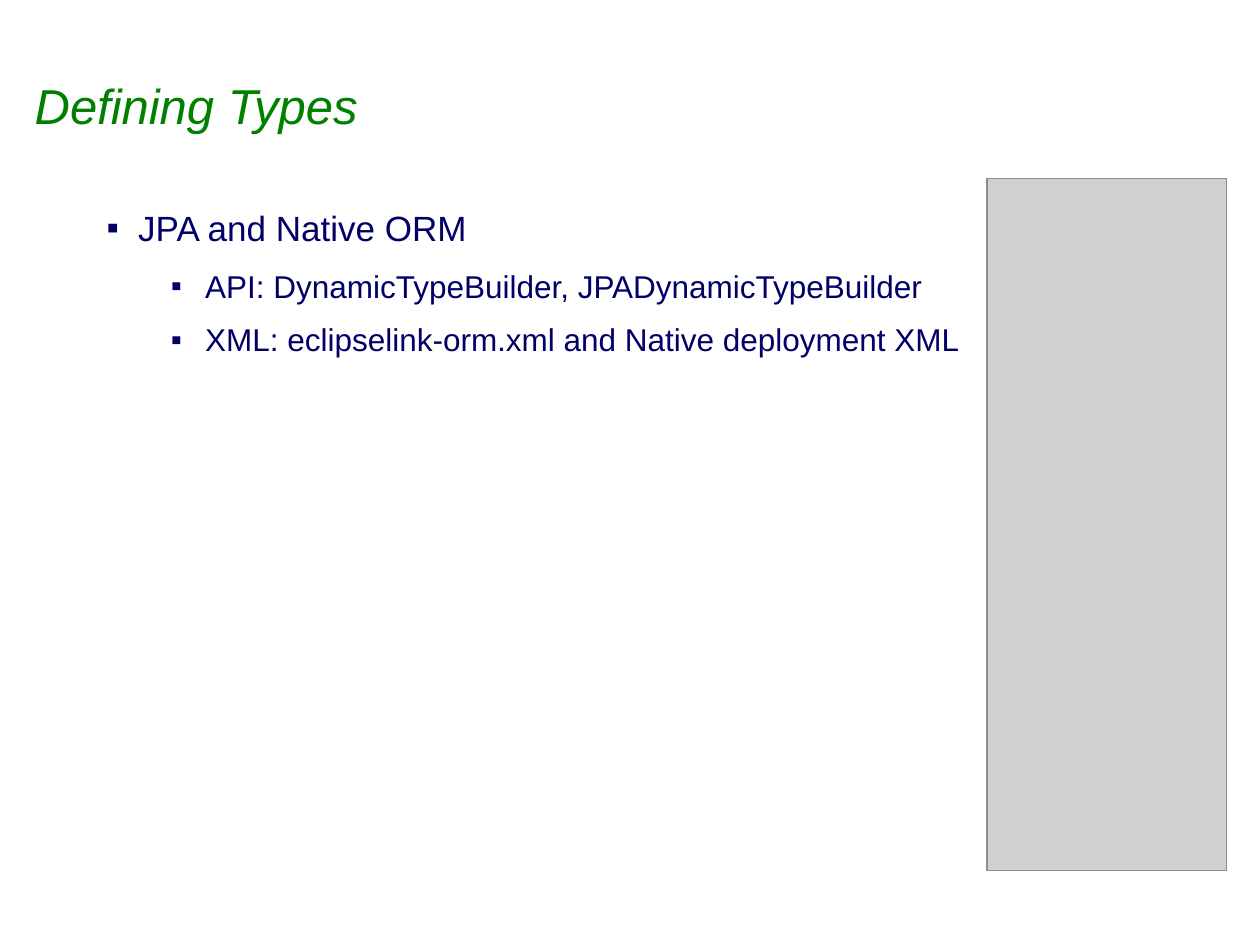
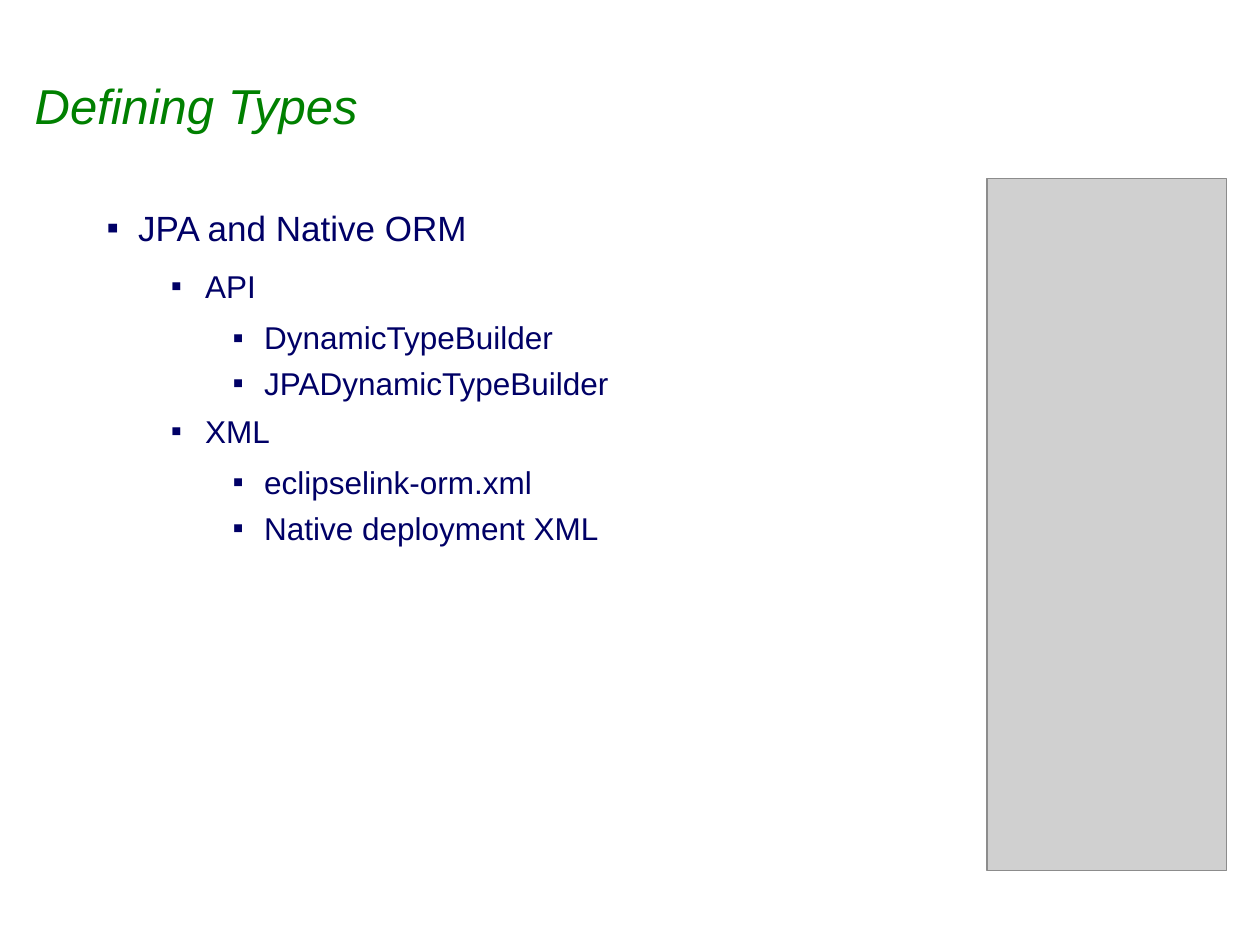
Before and after one commit to sabineheider/incubator, a slide deck: slide 6 of summit-2010/Dynamic Persistence.ppt. Drawn at 1260x945 pixels with LibreOffice and Linux fonts; fonts in the diff are those of the drawing; grey boxes stand for pictures; background and template pictures are left out. Boxes give left, top, right and bottom in pixels: in the first picture for what was removed or moved away, otherwise in the second. Text is boxed around its words. In the diff, an @@ line names an element or a change of style, - is before the commit and + after.

Commit message:
Bug 312854 EclipseLink Summit - Updated dynamic slides and new sessions-api.png in diagrams

```diff
--- a/summit-2010/Dynamic Persistence.ppt
+++ b/summit-2010/Dynamic Persistence.ppt
@@ text at <box>205,276,608,546</box>: text changed @@
-  ▪ API: DynamicTypeBuilder, JPADynamicTypeBuilder
-  ▪ XML: eclipselink-orm.xml and Native deployment XML
+  ▪ API
+    ▪ DynamicTypeBuilder
+    ▪ JPADynamicTypeBuilder
+  ▪ XML
+    ▪ eclipselink-orm.xml
+    ▪ Native deployment XML
```
Also in this commit, not shown: 5 other slides changed, 2 slides added, 1 other file.
